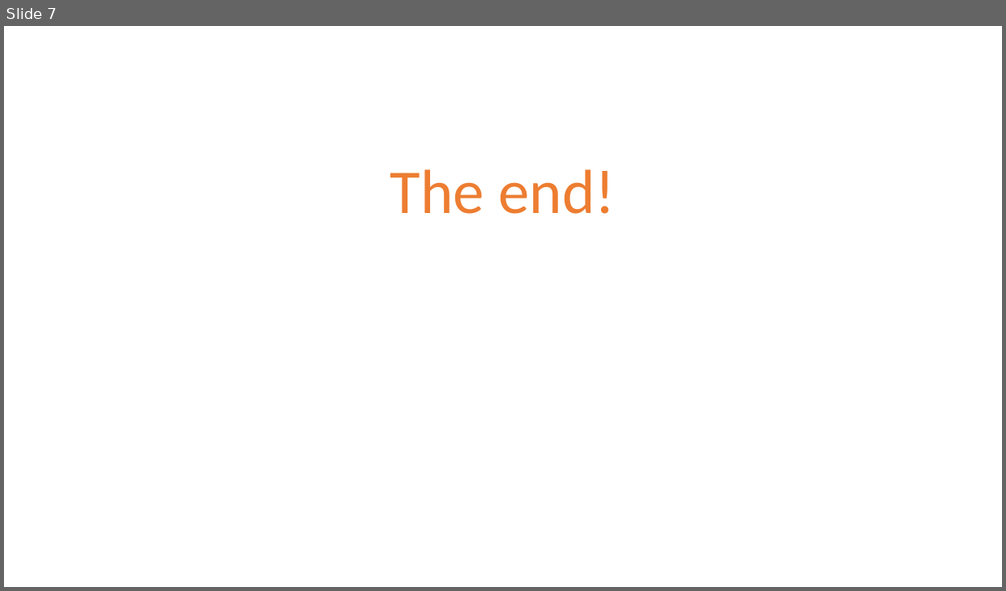
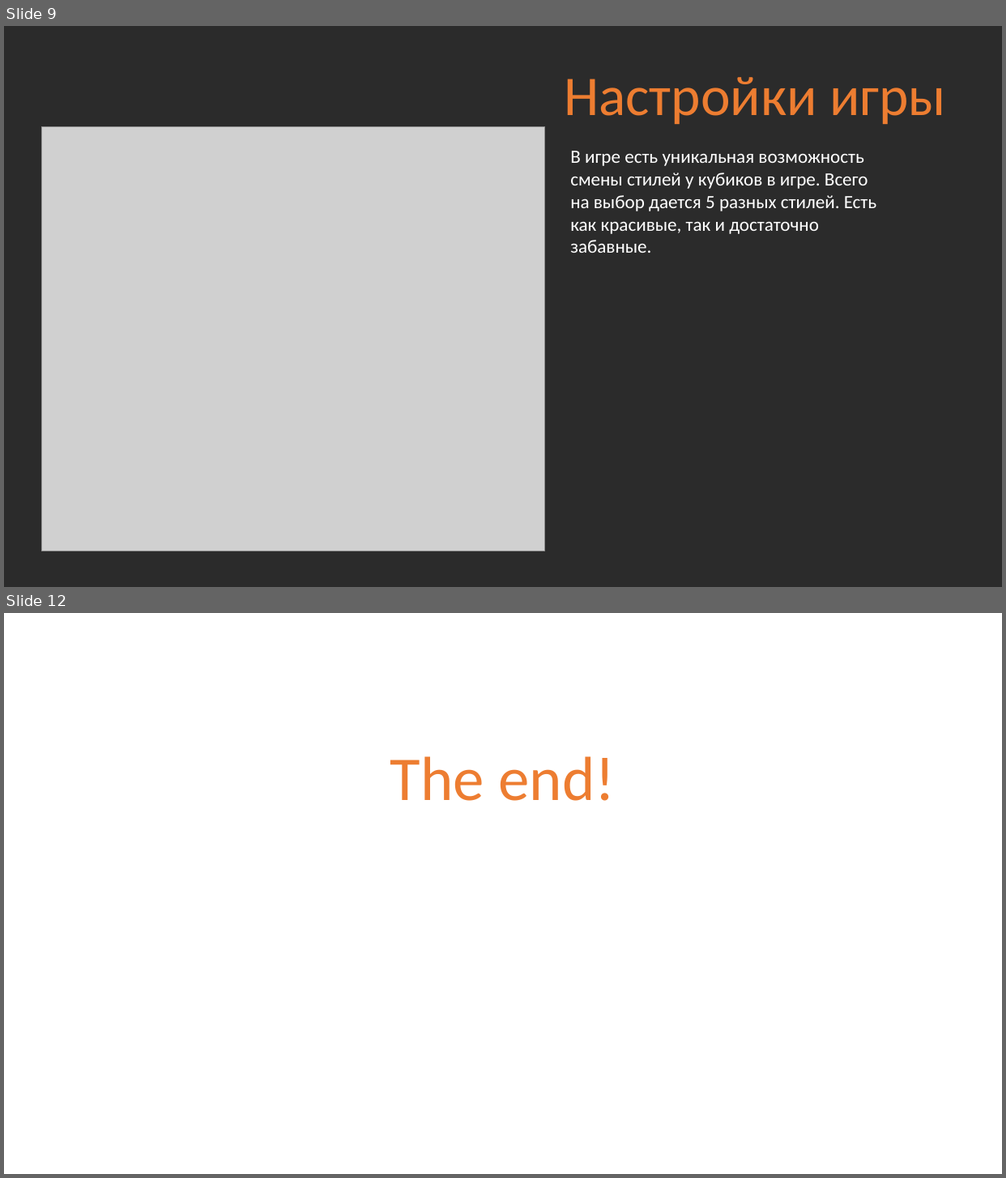
Before and after one commit to ilmerkul/Tetris, a slide deck: Tetris.pptx. Shown one above the other, each under a label of ours: slide 7 before the commit, slides 9 and 12 after it; the slides between them are not shown. The pictures are 1006x591 and 1006x1178 pixels, drawn with LibreOffice and Linux fonts; fonts in the diff are those of the drawing; grey boxes stand for pictures; background and template pictures are left out; a plain dark background stands for a picture behind light text. Boxes give left, top, right and bottom in pixels: in the first picture for what was removed or moved away, otherwise in the second. Text is boxed around its words. In the diff, an @@ line names an element or a change of style, - is before the commit and + after.

```diff
--- a/Tetris.pptx
+++ b/Tetris.pptx
@@ slide 9 added at [4,26,1002,587], background picture (left out) @@
@@ title added at [564,77,946,124], 54 pt, text #ED7D31 @@
+Настройки игры
@@ picture added at [42,126,545,551] @@
@@ text added at [570,151,876,253], 18 pt, text #FFFFFF @@
+В игре есть уникальная возможность смены стилей у кубиков в игре. Всего на выбор дается 5 разных стилей. Есть как красивые, так и достаточно забавные.
@@ what was slide 7 is now slide 12 @@
```
Also in this commit, not shown: 2 slides changed, 8 other slides added, 4 slides removed.
